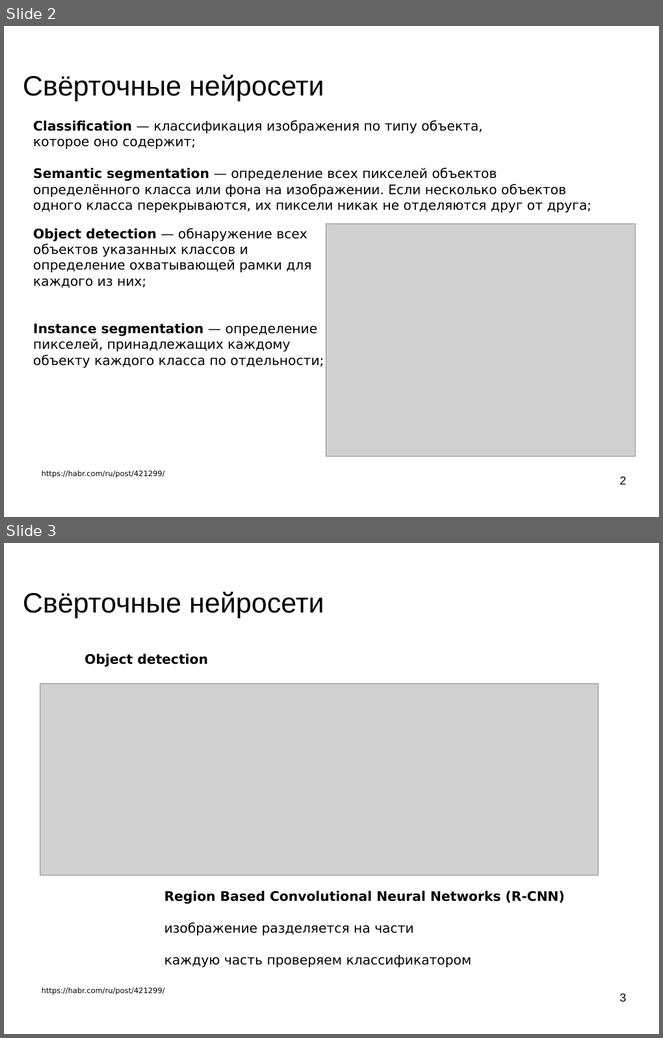
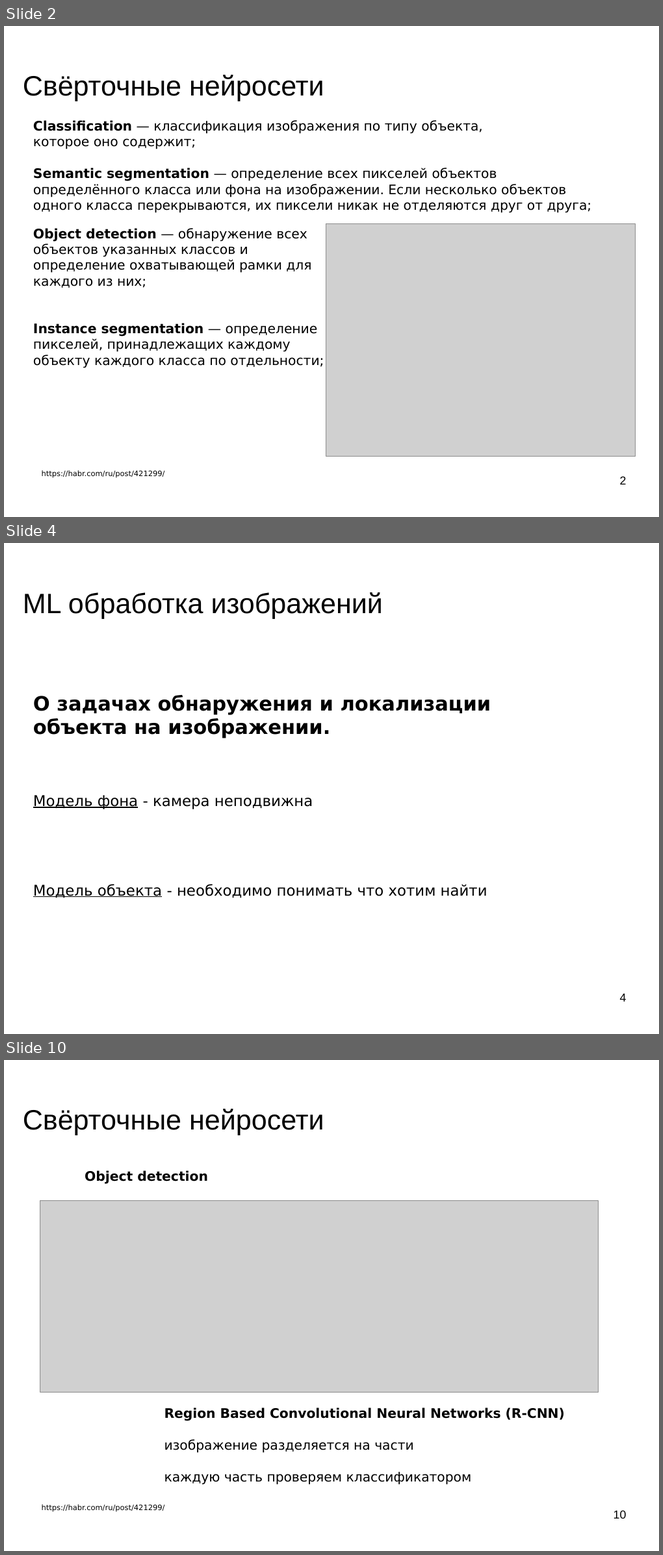
Before and after one commit to mechanoid5/ml_lectorium_legacy, a slide deck: 28-object-loc-img.odp. Shown one above the other, each under a label of ours: slides 2 and 3 before the commit, slides 2, 4 and 10 after it; the slides between them are not shown. The pictures are 663x1038 and 663x1555 pixels, drawn with LibreOffice and Linux fonts; fonts in the diff are those of the drawing; grey boxes stand for pictures; background and template pictures are left out. Boxes give left, top, right and bottom in pixels: in the first picture for what was removed or moved away, otherwise in the second. Text is boxed around its words. In the diff, an @@ line names an element or a change of style, - is before the commit and + after.

```diff
--- a/28-object-loc-img.odp
+++ b/28-object-loc-img.odp
@@ slide 4 added at bbox=[4, 543, 659, 1034], background picture (left out) @@
@@ title added at bbox=[23, 592, 383, 618], 33.9 pt, text #000000 @@
+ML обработка изображений
@@ text added at bbox=[33, 695, 492, 898], 18 pt, text #000000 @@
+О задачах обнаружения и локализации объекта на изображении.
+Модель фона - камера неподвижна
+Модель объекта - необходимо понимать что хотим найти
@@ page number added at bbox=[620, 993, 627, 1002], 14 pt, text #000000 @@
+4
@@ what was slide 3 is now slide 10 @@
@@ page number at bbox=[614, 1510, 627, 1519]: text changed @@
-3
+10
```
Also in this commit, not shown: 1 slide changed, 6 other slides added, 9 other files.
